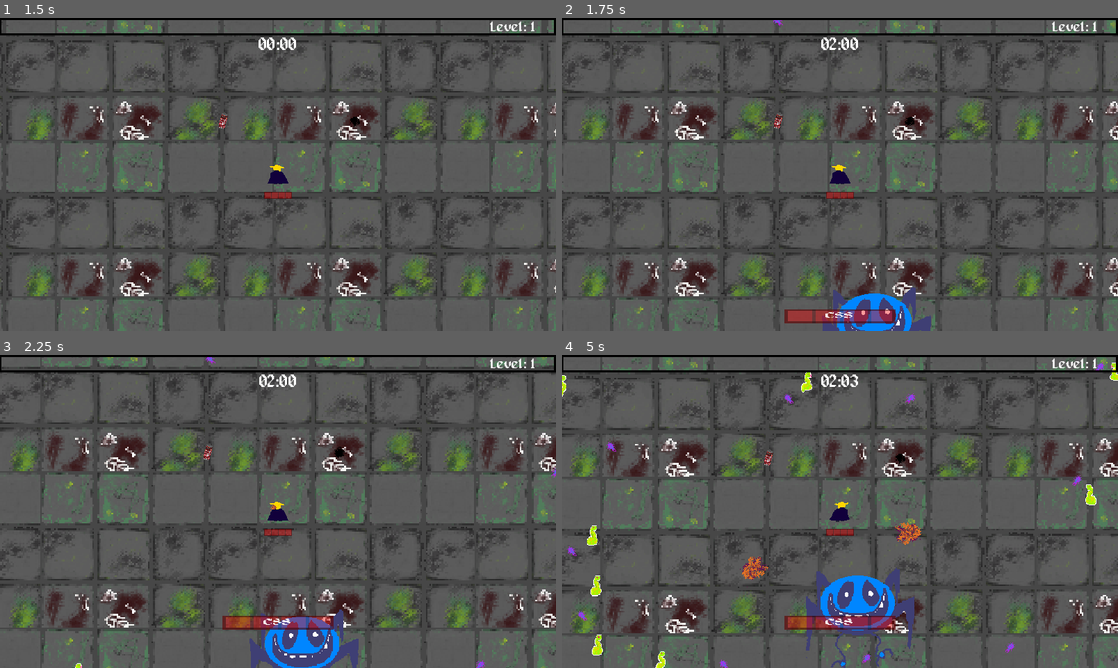
Above: before the commit, frames 1-4 (two rows, left to right).
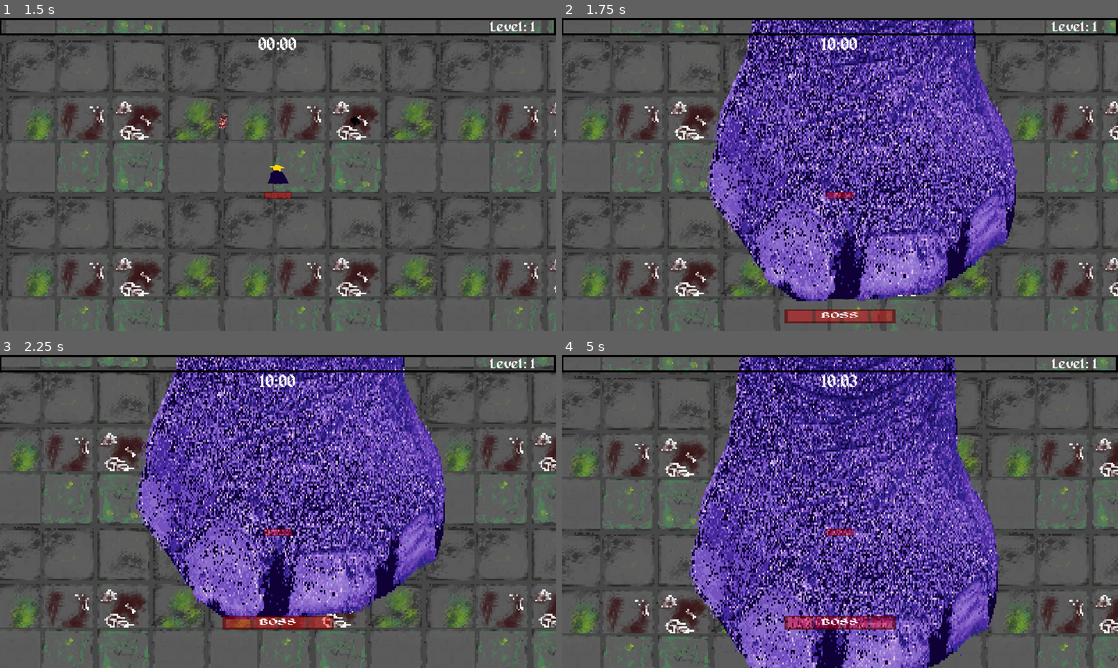
Above: after the commit, the same moments.

Repository: Jujubileuu/Code-Land
Game: Godot game, scene res://MenuScreen/menu.tscn
The game is run twice, just before and just after one commit, with the same random seed, the same clock (stepped at 60 frames per second) and the same inputs. Video files are missing from this copy of the repository; at most half a second of black plays in their place.
Inputs (mouse positions are in pixels of both pictures, inside the frame that each line leads up to):
- Up to frame 1 (1.5 s): click "ENTER" at 0.5 s; move the mouse to (400, 158) at 1.27 s; hold D (right) from 1.28 s (still down); click (400, 158) at 1.35 s
- Up to frame 2 (1.75 s): keep holding D (right)
- Up to frame 3 (2.25 s): move the mouse to (166, 527) at 2.02 s; release D (right) at 2.03 s; hold S (down) from 2.03 s (still down); click (166, 527) at 2.1 s
- Up to frame 4 (5 s): move the mouse to (895, 442) at 2.77 s; release S (down) at 2.78 s; hold D (right) 2.78-3.53 s; click (895, 442) at 2.85 s; move the mouse to (812, 574) at 3.52 s; hold W (up) 3.53-4.28 s; click (812, 574) at 3.6 s; move the mouse to (1006, 558) at 4.27 s; hold A (left) from 4.28 s (still down); click (1006, 558) at 4.35 s

Frame 1 is identical in both runs. In frame 2, 42% of the frame differs, in the area x 26-82%, y 0-100%; in frame 3, 41%; in frame 4, 46%, in the area x 0-100%, y 0-100%.

Commit message:
Create Final Boss PHP

Diff:
--- a/gametest/Jogador/jogador.gd
+++ b/gametest/Jogador/jogador.gd
@@ -87,7 +87,8 @@
 @onready var collectedWeapons = get_node("%CollectedWeapons")
 @onready var collectedUpgrades = get_node("%CollectedUpgrades")
 @onready var itemContainer = preload("res://Jogador/GUI/item_container.tscn")
-
+@onready var bossScene = get_node("%BossScene")
+@onready var bossImg = get_node("%BossImg")
 @onready var deathPanel = get_node("%DeathPanel")
 @onready var lblResult = get_node("%lbl_Result")
 @onready var sndVictory = get_node("%snd_victory")
@@ -427,6 +428,7 @@
 		return null
 
 func change_time(argtime = 0):
+	victory()
 	boss_health()
 	time = argtime
 	var get_m = int(time/60.0)
@@ -436,6 +438,21 @@
 	if get_s < 10:
 		get_s = str(0,get_s)
 	lblTimer.text = str(get_m,":",get_s)
+	if time == 599:
+		bossImg.visible = true
+		bossScene.visible = true
+		get_tree().paused = true
+		var tween2 = bossScene.create_tween()
+		tween2.tween_property(bossScene,"self_modulate",Color8(0,0,0,255),2).set_trans(Tween.TRANS_QUINT).set_ease(Tween.EASE_OUT)
+		tween2.play()
+		await get_tree().create_timer(2).timeout
+		var tween = bossImg.create_tween()
+		tween.tween_property(bossImg,"self_modulate",Color8(255,255,255,255),2).set_trans(Tween.TRANS_QUINT).set_ease(Tween.EASE_OUT)
+		tween.play()
+		await get_tree().create_timer(5).timeout
+		get_tree().paused = false
+		bossImg.visible = false
+		bossScene.visible = false
 
 #func adjust_gui_collection(upgrade):
 #	var get_upgraded_displayname = UpgradeDb.UPGRADES[upgrade]["display"]
@@ -459,12 +476,18 @@
 	var tween = deathPanel.create_tween()
 	tween.tween_property(deathPanel,"modulate",Color8(255,255,255,255),5).set_trans(Tween.TRANS_QUINT).set_ease(Tween.EASE_OUT)
 	tween.play()
-	if time >= 600:
+	lblResult.text = "QUE BAGULHO EM..."
+	sndLose.play()
+
+func victory():
+	if time > 600 and UpgradeDb.finalboss_presence == false:
+		deathPanel.visible = true
+		get_tree().paused = true
+		var tween = deathPanel.create_tween()
+		tween.tween_property(deathPanel,"modulate",Color8(255,255,255,255),5).set_trans(Tween.TRANS_QUINT).set_ease(Tween.EASE_OUT)
+		tween.play()
 		lblResult.text = "SINTA-SE CODADO"
 		sndVictory.play()
-	else:
-		lblResult.text = "QUE BAGULHO EM..."
-		sndLose.play()
 
 func _on_btn_menu_pressed():
 	get_tree().paused = false
@@ -477,6 +500,8 @@
 			lblBoss.text = "CSS"
 		elif UpgradeDb.boss_maxhealth == 200:
 			lblBoss.text = "JavaScript"
+		elif UpgradeDb.boss_maxhealth == 500:
+			lblBoss.text = "PHP"
 		tween.tween_property(healthBarBoss,"position",Vector2(256,300),0.2).set_trans(Tween.TRANS_QUINT).set_ease(Tween.EASE_IN)
 		tween.play
 		healthBarBoss.max_value = UpgradeDb.boss_maxhealth
--- a/gametest/Jogador/jogador.tscn
+++ b/gametest/Jogador/jogador.tscn
@@ -1,9 +1,10 @@
-[gd_scene load_steps=25 format=3 uid="uid://ctdv4apgops"]
+[gd_scene load_steps=27 format=3 uid="uid://ctdv4apgops"]
 
 [ext_resource type="Script" path="res://Jogador/jogador.gd" id="1_sqf12"]
 [ext_resource type="Texture2D" uid="uid://46ohgi2wredc" path="res://Texturas/Player/playerSprite.png" id="2_rebg4"]
 [ext_resource type="PackedScene" uid="uid://y8stf5kqtp5c" path="res://Utilidade/hurt_box.tscn" id="3_30451"]
 [ext_resource type="Texture2D" uid="uid://cdvxc4eylrdd" path="res://Texturas/GUI/exp_background - Copia.png" id="4_kdlwp"]
+[ext_resource type="Texture2D" uid="uid://cbx7na4mlgbvv" path="res://Texturas/tela boss final.png" id="4_uuayr"]
 [ext_resource type="Texture2D" uid="uid://b4ve6ephtpb7b" path="res://Texturas/GUI/exp_progress - Copia.png" id="5_armqj"]
 [ext_resource type="Texture2D" uid="uid://cwebj83ndibnb" path="res://Texturas/GUI/healthbar - Copia.png" id="6_x7xd8"]
 [ext_resource type="Texture2D" uid="uid://dx2vbyo26uyip" path="res://Texturas/GUI/health - Copia.png" id="7_t25b2"]
@@ -26,6 +27,8 @@
 
 [sub_resource type="CircleShape2D" id="CircleShape2D_xns4j"]
 radius = 50.0
+
+[sub_resource type="CanvasTexture" id="CanvasTexture_7ljb6"]
 
 [sub_resource type="StyleBoxEmpty" id="StyleBoxEmpty_0j7do"]
 
@@ -205,6 +208,29 @@
 anchors_preset = 0
 offset_right = 640.0
 offset_bottom = 360.0
+
+[node name="BossScene" type="TextureRect" parent="GUILayer/GUI"]
+unique_name_in_owner = true
+process_mode = 2
+visible = false
+self_modulate = Color(1, 1, 1, 0)
+top_level = true
+layout_mode = 0
+offset_right = 640.0
+offset_bottom = 360.0
+texture = SubResource("CanvasTexture_7ljb6")
+
+[node name="BossImg" type="TextureRect" parent="GUILayer/GUI/BossScene"]
+unique_name_in_owner = true
+process_mode = 2
+visible = false
+self_modulate = Color(1, 1, 1, 0)
+layout_mode = 0
+offset_top = -3.0
+offset_right = 1032.0
+offset_bottom = 725.0
+scale = Vector2(0.62, 0.5)
+texture = ExtResource("4_uuayr")
 
 [node name="ExperienceBar" type="TextureProgressBar" parent="GUILayer/GUI"]
 unique_name_in_owner = true
--- a/gametest/Utilidade/enemy_spawner.gd
+++ b/gametest/Utilidade/enemy_spawner.gd
@@ -4,7 +4,7 @@
 
 @onready var player = get_tree().get_first_node_in_group("player")
 
-var time = 119
+var time = 599
 
 signal changetime(time)
 signal boss_presence(boss_present: bool)  # New signal to notify boss presence
@@ -15,6 +15,7 @@
 func _on_timer_timeout():
 	time += 1
 	var enemy_spawns = spawns
+
 	for i in enemy_spawns:
 		if time >= i.time_start and time <= i.time_end:
 			if i.spawn_delay_counter < i.enemy_spawn_delay:
@@ -25,7 +26,7 @@
 				var counter = 0
 				while counter < i.enemy_num:
 					var enemy_spawn = new_enemy.instantiate()
-					var is_boss = new_enemy == preload("res://inimigos/boss_css.tscn") or new_enemy == preload("res://inimigos/boss_javascript.tscn")
+					var is_boss = new_enemy == preload("res://inimigos/boss_css.tscn") or new_enemy == preload("res://inimigos/boss_javascript.tscn") or new_enemy == preload("res://inimigos/finalboss_php.tscn")
 					enemy_spawn.is_boss = is_boss
 					enemy_spawn.global_position = get_random_position()
 					add_child(enemy_spawn)
--- a/gametest/Utilidade/upgrade_db.gd
+++ b/gametest/Utilidade/upgrade_db.gd
@@ -1,6 +1,7 @@
 extends Node
 
 var boss_presence = false
+var finalboss_presence = false
 var boss_health = 0
 var boss_maxhealth = 0
 var critic_chance = 0
--- /dev/null
+++ b/gametest/inimigos/finalboss_php.gd
@@ -0,0 +1,86 @@
+extends CharacterBody2D
+
+@export var movement_speed = 200.0
+@export var basemovement_speed = 200.0
+@export var healph = 500
+@export var enemy_damage = 1
+@export var is_boss = true  # New variable to identify if the enemy is a boss
+
+@onready var sprite = $Sprite2D
+@onready var player = get_tree().get_first_node_in_group("player")
+@onready var hitBox = $HitBox
+@onready var hurtBox = $HurtBox
+@onready var anim = $AnimationPlayer
+@onready var critic = get_node("res://Jogador/jogador.tscn")
+@onready var stomp_area = $StompArea
+
+var death_anim = preload("res://inimigos/explosion.tscn")
+
+signal remove_from_array(object)
+
+var stomping = false
+
+func _ready():
+	hitBox.damage = enemy_damage
+	if is_boss:
+		print("Final boss has spawned!")  # Print a message when a boss spawns
+	stomp_area.connect("body_entered", Callable(self, "_on_stomp_area_body_entered"))
+	UpgradeDb.finalboss_presence = true
+
+func _physics_process(_delta):
+	if not stomping:
+		var direction = global_position.direction_to(player.global_position)
+		velocity = direction * movement_speed
+		move_and_slide()
+		anim.play("walk")
+
+func death():
+	UpgradeDb.finalboss_presence = false
+	emit_signal("remove_from_array", self)
+	var enemy_death = death_anim.instantiate()
+	enemy_death.scale = sprite.scale * 2
+	enemy_death.global_position = global_position
+	get_parent().call_deferred("add_child", enemy_death)
+	queue_free()
+
+func _on_hurt_box_hurt(damage, angle, knockback_amount):
+	var rand = RandomNumberGenerator.new().randi_range(0,10)
+	if rand <= UpgradeDb.critic_chance:
+		healph -= damage * 2
+	else:
+		healph -= damage
+	if healph <= 0:
+		death()
+	else:
+		if is_boss != true and UpgradeDb.iceLevel < 4:
+			set_speed(0.0)
+			await get_tree().create_timer(UpgradeDb.stunIce).timeout
+			set_speed(basemovement_speed)
+		else:
+			set_speed(0.0)
+			await get_tree().create_timer(UpgradeDb.stunIce).timeout
+			set_speed(basemovement_speed)
+	if is_boss == true:
+		UpgradeDb.boss_health = healph
+
+func set_speed(value: float):
+	movement_speed = value
+
+func stomp_player():
+	var hitDisable = hitBox.collision
+	var hurtDisable = hurtBox.collision
+	stomping = true
+	anim.play("stomp")
+	await get_tree().create_timer(3).timeout
+	hitDisable.disabled = false
+	hurtDisable.disabled = false
+	await get_tree().create_timer(5.0).timeout
+	anim.play("getUp")
+	hitDisable.disabled = true
+	hurtDisable.disabled = true
+	await get_tree().create_timer(3.0).timeout
+	stomping = false
+
+func _on_stomp_area_body_entered(body):
+	if body == player:
+		stomp_player()
--- /dev/null
+++ b/gametest/inimigos/finalboss_php.tscn
@@ -0,0 +1,155 @@
+[gd_scene load_steps=14 format=3 uid="uid://diyo2rn3mnbjn"]
+
+[ext_resource type="Script" path="res://inimigos/finalboss_php.gd" id="1_u6kkq"]
+[ext_resource type="Texture2D" uid="uid://c40y2mne84le6" path="res://Texturas/Enemy/patasPHP.png" id="2_4aoag"]
+[ext_resource type="PackedScene" uid="uid://y8stf5kqtp5c" path="res://Utilidade/hurt_box.tscn" id="3_6mqge"]
+[ext_resource type="PackedScene" uid="uid://dponpppx0g8ou" path="res://Utilidade/hit_box.tscn" id="4_t0ik5"]
+
+[sub_resource type="CapsuleShape2D" id="CapsuleShape2D_xt7o4"]
+radius = 69.5434
+height = 335.746
+
+[sub_resource type="RectangleShape2D" id="RectangleShape2D_6sl8c"]
+size = Vector2(443, 734.25)
+
+[sub_resource type="CapsuleShape2D" id="CapsuleShape2D_eypq5"]
+radius = 200.0
+height = 400.0
+
+[sub_resource type="Animation" id="Animation_bog87"]
+length = 0.001
+tracks/0/type = "value"
+tracks/0/imported = false
+tracks/0/enabled = true
+tracks/0/path = NodePath("Sprite2D:frame")
+tracks/0/interp = 1
+tracks/0/loop_wrap = true
+tracks/0/keys = {
+"times": PackedFloat32Array(0),
+"transitions": PackedFloat32Array(1),
+"update": 1,
+"values": [2]
+}
+
+[sub_resource type="Animation" id="Animation_jwquy"]
+resource_name = "getUp"
+length = 0.6
+step = 0.02
+tracks/0/type = "value"
+tracks/0/imported = false
+tracks/0/enabled = true
+tracks/0/path = NodePath("Sprite2D:frame")
+tracks/0/interp = 1
+tracks/0/loop_wrap = true
+tracks/0/keys = {
+"times": PackedFloat32Array(0, 0.2, 0.4, 0.6),
+"transitions": PackedFloat32Array(1, 1, 1, 1),
+"update": 1,
+"values": [0, 1, 3, 2]
+}
+
+[sub_resource type="Animation" id="Animation_cvvpg"]
+resource_name = "stomp"
+length = 3.0
+step = 0.02
+tracks/0/type = "value"
+tracks/0/imported = false
+tracks/0/enabled = true
+tracks/0/path = NodePath("Sprite2D:frame")
+tracks/0/interp = 1
+tracks/0/loop_wrap = true
+tracks/0/keys = {
+"times": PackedFloat32Array(0, 1, 2.02, 3),
+"transitions": PackedFloat32Array(1, 1, 1, 1),
+"update": 1,
+"values": [2, 3, 1, 0]
+}
+
+[sub_resource type="Animation" id="Animation_n8kil"]
+resource_name = "walk"
+tracks/0/type = "value"
+tracks/0/imported = false
+tracks/0/enabled = true
+tracks/0/path = NodePath("Sprite2D:frame")
+tracks/0/interp = 1
+tracks/0/loop_wrap = true
+tracks/0/keys = {
+"times": PackedFloat32Array(0, 1),
+"transitions": PackedFloat32Array(1, 1),
+"update": 1,
+"values": [2, 2]
+}
+
+[sub_resource type="AnimationLibrary" id="AnimationLibrary_607uu"]
+_data = {
+"RESET": SubResource("Animation_bog87"),
+"getUp": SubResource("Animation_jwquy"),
+"stomp": SubResource("Animation_cvvpg"),
+"walk": SubResource("Animation_n8kil")
+}
+
+[sub_resource type="CapsuleShape2D" id="CapsuleShape2D_tvlpq"]
+radius = 151.0
+height = 329.0
+
+[node name="enemy" type="CharacterBody2D" groups=["player"]]
+z_index = 10
+scale = Vector2(4, 4)
+collision_layer = 16
+collision_mask = 16
+motion_mode = 1
+script = ExtResource("1_u6kkq")
+movement_speed = 150.0
+basemovement_speed = 150.0
+healph = 10
+enemy_damage = 15
+
+[node name="Sprite2D" type="Sprite2D" parent="."]
+position = Vector2(0, -90)
+scale = Vector2(2, 3)
+texture = ExtResource("2_4aoag")
+hframes = 4
+frame = 2
+
+[node name="CollisionShape2D" type="CollisionShape2D" parent="."]
+visible = false
+position = Vector2(1.5, 7.5)
+shape = SubResource("CapsuleShape2D_xt7o4")
+disabled = true
+
+[node name="HurtBox" parent="." instance=ExtResource("3_6mqge")]
+collision_layer = 4
+collision_mask = 4
+HurtBoxType = 1
+
+[node name="CollisionShape2D" parent="HurtBox" index="0"]
+visible = false
+position = Vector2(-0.75, -102.125)
+shape = SubResource("RectangleShape2D_6sl8c")
+disabled = true
+
+[node name="HitBox" parent="." instance=ExtResource("4_t0ik5")]
+collision_layer = 2
+collision_mask = 2
+
+[node name="CollisionShape2D" parent="HitBox" index="0"]
+visible = false
+position = Vector2(-0.5, 39)
+shape = SubResource("CapsuleShape2D_eypq5")
+disabled = true
+
+[node name="AnimationPlayer" type="AnimationPlayer" parent="."]
+libraries = {
+"": SubResource("AnimationLibrary_607uu")
+}
+
+[node name="StompArea" type="Area2D" parent="."]
+
+[node name="CollisionShape2D" type="CollisionShape2D" parent="StompArea"]
+position = Vector2(3, 37.5)
+shape = SubResource("CapsuleShape2D_tvlpq")
+
+[connection signal="hurt" from="HurtBox" to="." method="_on_hurt_box_hurt"]
+
+[editable path="HurtBox"]
+[editable path="HitBox"]
--- a/gametest/main.tscn
+++ b/gametest/main.tscn
@@ -12,6 +12,7 @@
 [ext_resource type="PackedScene" uid="uid://dbg5alck2ibpd" path="res://inimigos/boss_css.tscn" id="7_udg3w"]
 [ext_resource type="PackedScene" uid="uid://ce1ct6j82r80n" path="res://inimigos/boss_javascript.tscn" id="10_366io"]
 [ext_resource type="PackedScene" uid="uid://1fhtuts27qw0" path="res://Objects/experience_gem.tscn" id="12_2hj0a"]
+[ext_resource type="PackedScene" uid="uid://diyo2rn3mnbjn" path="res://inimigos/finalboss_php.tscn" id="12_ge37c"]
 [ext_resource type="PackedScene" uid="uid://g2lib4h1jygx" path="res://Objects/life_soda.tscn" id="13_pkwtq"]
 
 [sub_resource type="Resource" id="Resource_4d0jm"]
@@ -142,6 +143,14 @@
 enemy_num = 2
 enemy_spawn_delay = 0
 
+[sub_resource type="Resource" id="Resource_cvpdk"]
+script = ExtResource("4_8gt27")
+time_start = 600
+time_end = 600
+enemy = ExtResource("12_ge37c")
+enemy_num = 1
+enemy_spawn_delay = 0
+
 [node name="Main" type="Node2D"]
 
 [node name="floor" type="Sprite2D" parent="."]
@@ -154,7 +163,7 @@
 [node name="jogador" parent="." instance=ExtResource("2_qaeij")]
 
 [node name="EnemySpawner" parent="." instance=ExtResource("3_0hdki")]
-spawns = Array[ExtResource("4_8gt27")]([SubResource("Resourc …(434 unchanged characters)… e_wgnpf"), SubResource("Resource_jk56f")])
+spawns = Array[ExtResource("4_8gt27")]([SubResource("Resourc …(434 unchanged characters)… e_wgnpf"), SubResource("Resource_jk56f"), SubResource("Resource_cvpdk")])
 
 [node name="Loot" type="Node2D" parent="." groups=["loot"]]
 
Not shown: 1 places in gametest/main.tscn that only renumber resources
